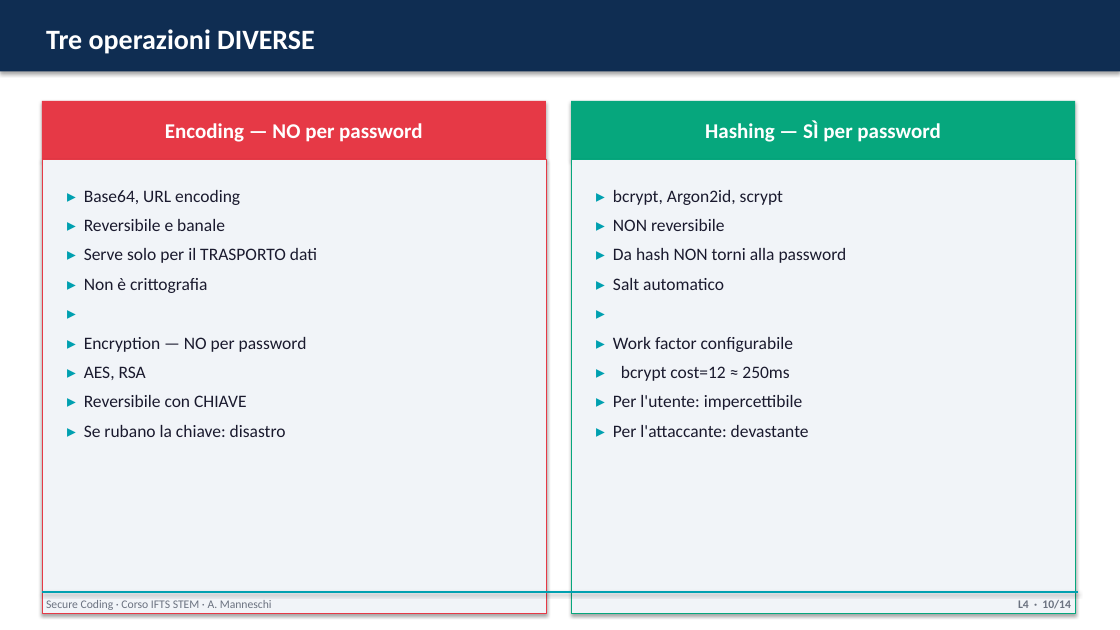
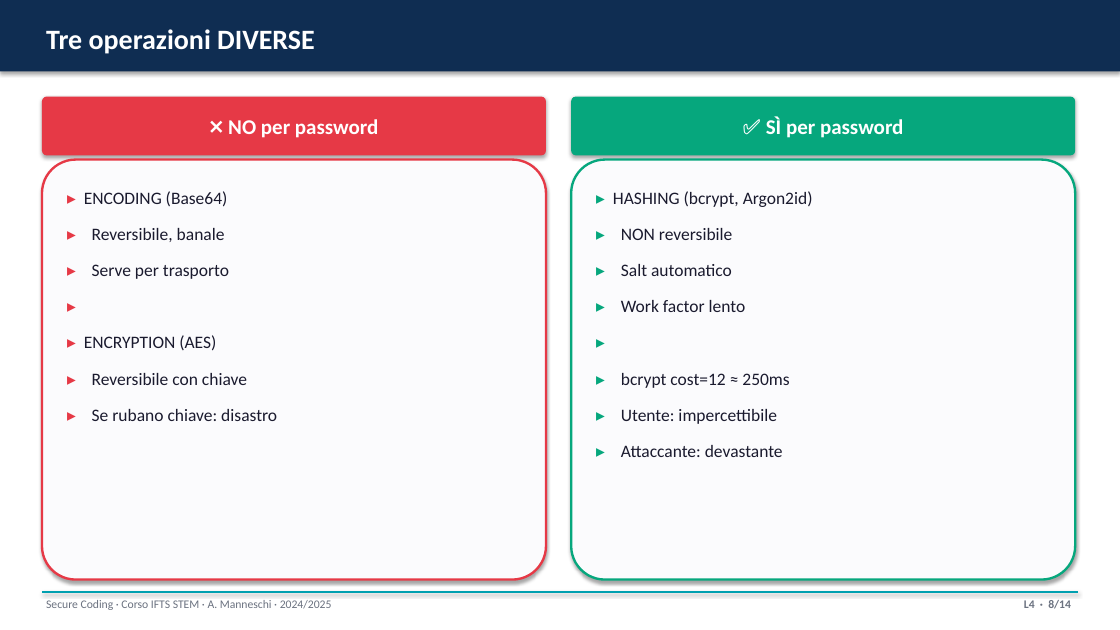
Before and after one commit to ss4i/corso-stem-ifts-secure-coding, a slide deck: slide 8 of slide/L4_idor_password.pptx (slide 10 before the commit). Drawn at 1120x630 pixels with LibreOffice and Linux fonts; fonts in the diff are those of the drawing. Boxes give left, top, right and bottom in pixels: in the first picture for what was removed or moved away, otherwise in the second. Text is boxed around its words. In the diff, an @@ line names an element or a change of style, - is before the commit and + after.

```diff
--- a/slide/L4_idor_password.pptx
+++ b/slide/L4_idor_password.pptx
@@ rounded rectangle: place and size @@
-rounded rectangle at <box>42,101,546,160</box>
+rounded rectangle at <box>42,97,546,155</box>
@@ rounded rectangle at <box>42,97,546,155</box>: rectangle to rounded rectangle @@
@@ text at <box>228,119,378,138</box>: text changed @@
-Encoding — NO per password
+❌ NO per password
@@ rounded rectangle: place and size @@
-rounded rectangle at <box>571,101,1075,160</box>
+rounded rectangle at <box>571,97,1075,155</box>
@@ rounded rectangle at <box>571,97,1075,155</box>: rectangle to rounded rectangle @@
@@ text at <box>766,116,903,138</box>: text changed @@
-Hashing — SÌ per password
+✅ SÌ per password
@@ rounded rectangle: place and size @@
-rounded rectangle at <box>42,160,546,613</box>
+rounded rectangle at <box>42,160,546,580</box>
@@ rounded rectangle at <box>42,160,546,580</box>: rectangle to rounded rectangle; fill #F1F4F8 to #FBFBFD; outline #E63946 0.75 pt to #E63946 2 pt @@
@@ text "▸ ENCODING (Base64)" at <box>84,191,277,421</box>: text colour #00A0B0 to #E63946 in "▸"; line spacing 1.4 to 1.5; more space between paragraphs @@
@@ rounded rectangle: place and size @@
-rounded rectangle at <box>571,160,1075,613</box>
+rounded rectangle at <box>571,160,1075,580</box>
@@ rounded rectangle at <box>571,160,1075,580</box>: rectangle to rounded rectangle; fill #F1F4F8 to #FBFBFD; outline #06A77D 0.75 pt to #06A77D 2 pt @@
@@ text at <box>84,191,229,279</box>: text changed @@
-▸ Base64, URL encoding
-▸ Reversibile e banale
-▸ Serve solo per il TRASPORTO dati
-▸ Non è crittografia
+▸ ENCODING (Base64)
+▸ Reversibile, banale
+▸ Serve per trasporto
@@ text at <box>613,191,813,207</box>: text changed @@
-▸ bcrypt, Argon2id, scrypt
+▸ HASHING (bcrypt, Argon2id)
@@ text at <box>621,228,789,388</box>: text colour #00A0B0 to #06A77D in "▸", "▸", "▸", "▸"; line spacing 1.4 to 1.5; more space between paragraphs @@
@@ text at <box>613,248,847,263</box>: paragraph removed @@
-▸ Da hash NON torni alla password
@@ text at <box>621,300,746,312</box>: paragraph added @@
+▸ Work factor lento
@@ text at <box>84,335,277,421</box>: text changed @@
-▸ Encryption — NO per password
-▸ AES, RSA
-▸ Reversibile con CHIAVE
-▸ Se rubano la chiave: disastro
+▸ ENCRYPTION (AES)
+▸ Reversibile con chiave
+▸ Se rubano chiave: disastro
@@ text at <box>613,337,793,352</box>: paragraph removed @@
-▸ Work factor configurabile
@@ text at <box>621,409,783,457</box>: text changed @@
-▸ Per l'utente: impercettibile
-▸ Per l'attaccante: devastante
+▸ Utente: impercettibile
+▸ Attaccante: devastante
@@ text at <box>46,600,332,610</box>: text changed @@
-Secure Coding · Corso IFTS STEM · A. Manneschi
+Secure Coding · Corso IFTS STEM · A. Manneschi · 2024/2025
@@ text at <box>1024,600,1071,609</box>: text changed @@
-L4 · 10/14
+L4 · 8/14
```
Also in this commit, not shown: 10 other slides changed, 3 slides added, 3 slides removed, 26 other files.
